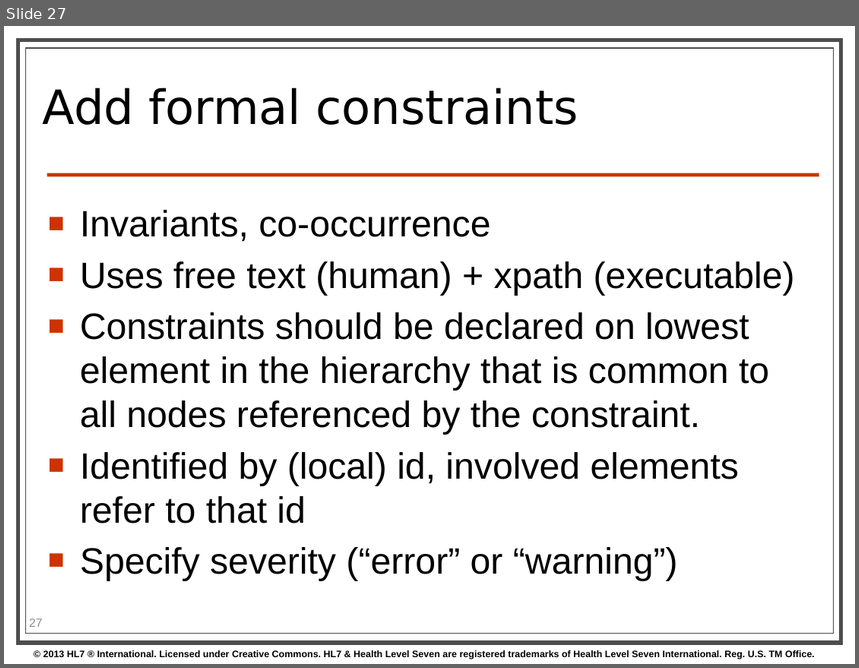
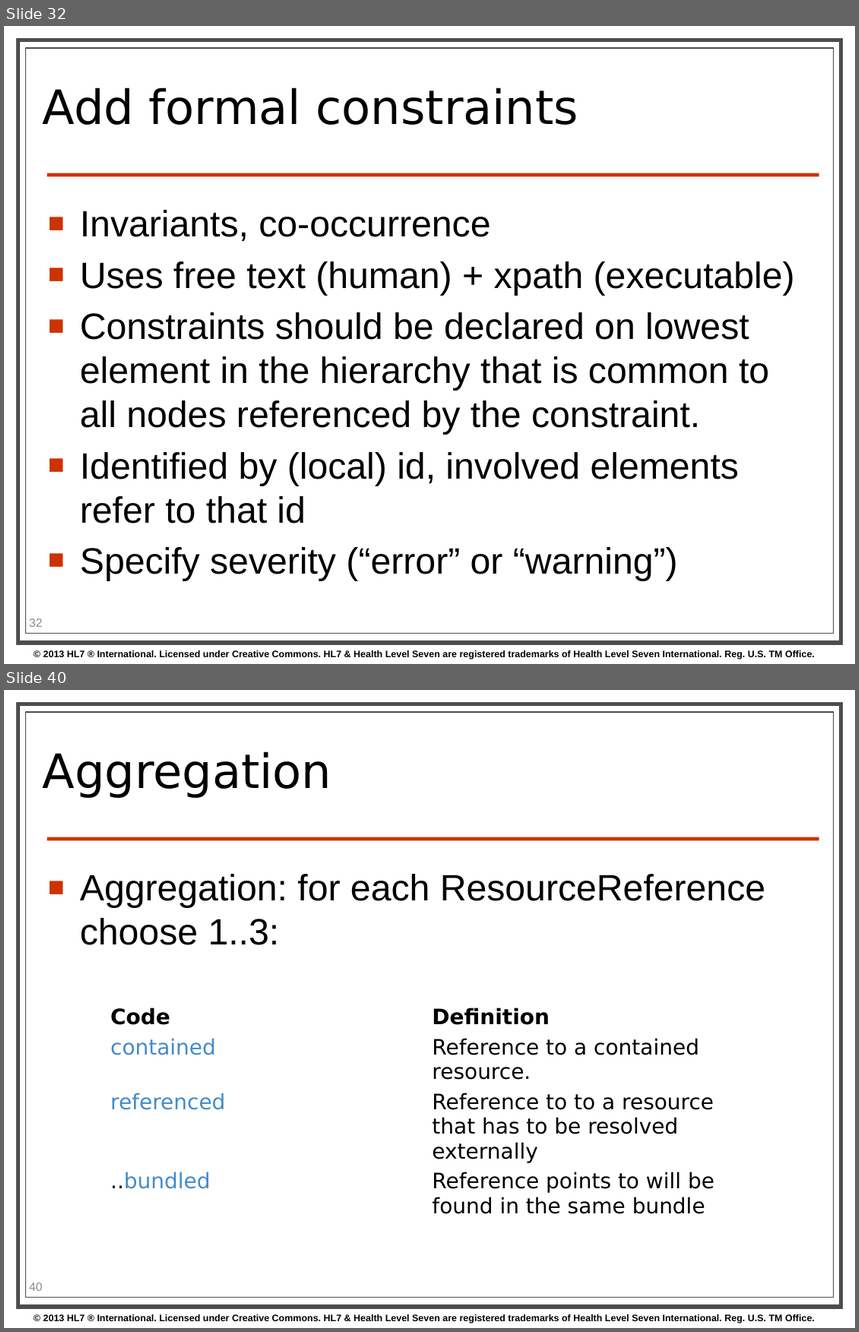
Before and after one commit to kevinpeterson/fhir, a slide deck: presentations/2014-01 Tutorials/201401 - San Antonio - Profiling FHIR.pptx. Shown one above the other, each under a label of ours: slide 27 before the commit, slides 32 and 40 after it; the slides between them are not shown. The pictures are 859x668 and 859x1332 pixels, drawn with LibreOffice and Linux fonts; fonts in the diff are those of the drawing; background and template pictures are left out. Boxes give left, top, right and bottom in pixels: in the first picture for what was removed or moved away, otherwise in the second. Text is boxed around its words. In the diff, an @@ line names an element or a change of style, - is before the commit and + after.

```diff
--- a/presentations/2014-01 Tutorials/201401 - San Antonio - Profiling FHIR.pptx
+++ b/presentations/2014-01 Tutorials/201401 - San Antonio - Profiling FHIR.pptx
@@ slide 40 added at (x1=4, y1=690, x2=855, y2=1328), background #FFFFFF; not listed: 4 template elements that a slide beside it also shows @@
@@ title added at (x1=43, y1=752, x2=332, y2=798), 40 pt, text #000000 @@
+Aggregation
@@ text added at (x1=80, y1=874, x2=766, y2=945), 31 pt, text #000000 @@
+■ Aggregation: for each ResourceReference choose 1..3:
@@ table added at (x1=108, y1=1002, x2=751, y2=1228), 4 rows, 2 columns @@
+Code | Definition
+contained | Reference to a contained resource.
+referenced | Reference to to a resource that has to be resolved externally
+..bundled | Reference points to will be found in the same bundle
@@ page number added at (x1=29, y1=1283, x2=42, y2=1291), 10 pt, text #8C8C8C @@
+40
@@ what was slide 27 is now slide 32 @@
@@ page number at (x1=29, y1=619, x2=42, y2=627): text changed @@
-27
+32
```
Also in this commit, not shown: 5 slides changed, 10 other slides added, 2 slides removed.
